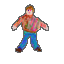
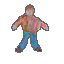
Two versions of the same layered image (64x64). Layer-by-layer changes:
added layer "outline" above "2" over bbox(12, 6, 48, 52)
painted on "2" over bbox(12, 6, 48, 52)
